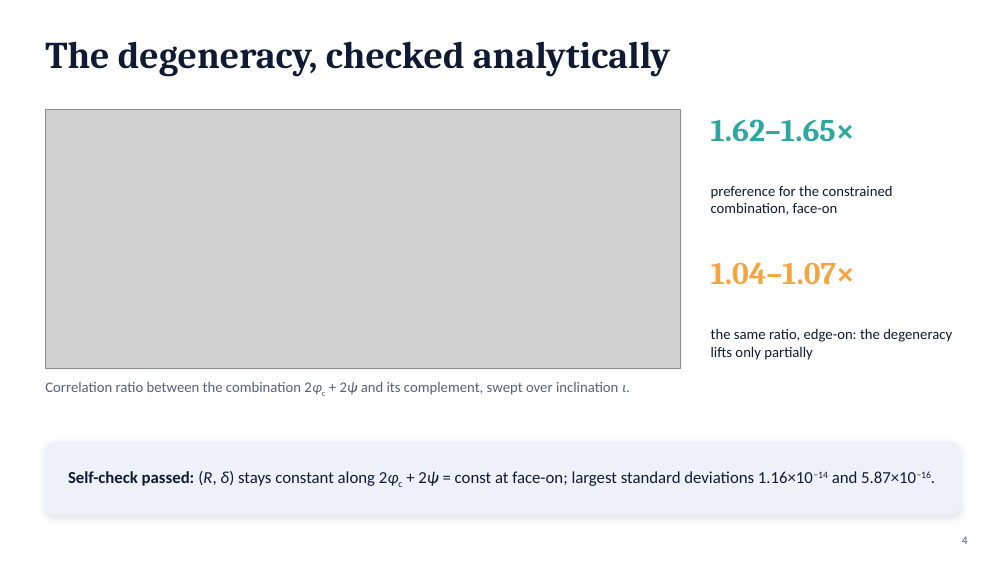
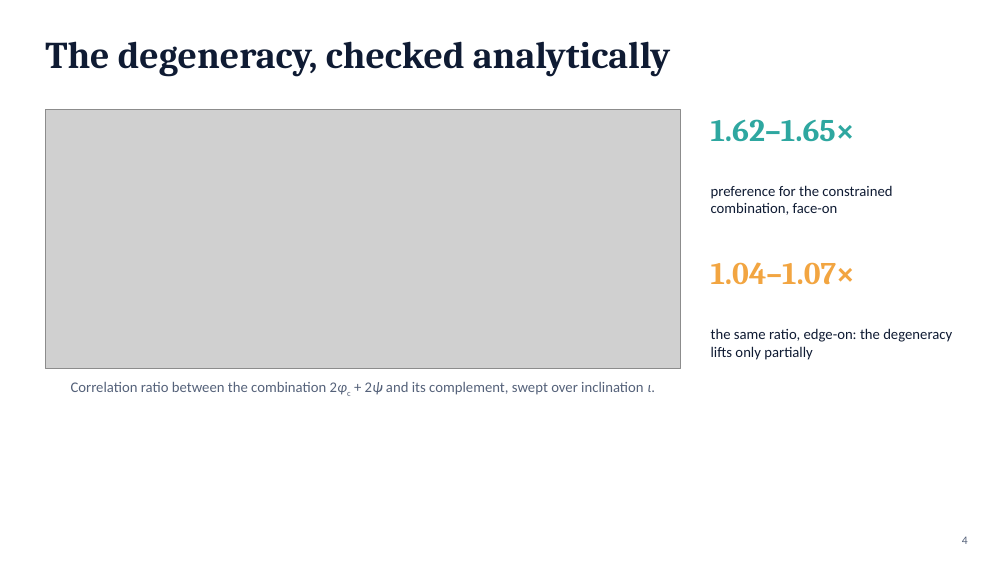
Before and after one commit to syedalimohsinbukhari/ml_practice_v2, a slide deck: slide 4 of experiments/phic_psi_poc-redo/phic_psi_presentation.pptx. Drawn at 1008x567 pixels with LibreOffice and Linux fonts; fonts in the diff are those of the drawing; grey boxes stand for pictures. Boxes give left, top, right and bottom in pixels: in the first picture for what was removed or moved away, otherwise in the second. Text is boxed around its words. In the diff, an @@ line names an element or a change of style, - is before the commit and + after.

Commit message:
[phic-psi-degeneracy-redo-minor-31]
1. updated the slides again

```diff
--- a/experiments/phic_psi_poc-redo/phic_psi_presentation.pptx
+++ b/experiments/phic_psi_poc-redo/phic_psi_presentation.pptx
@@ text "Correlation ratio between the combination ..." at (x1=71, y1=382, x2=655, y2=395): alignment left to centre @@
@@ rounded rectangle removed at (x1=45, y1=442, x2=960, y2=514) @@
@@ text removed at (x1=68, y1=471, x2=931, y2=486) @@
-Self-check passed: (R, δ) stays constant along 2φc + 2ψ = const at face-on; largest standard deviations 1.16×10−14 and 5.87×10−16.
```
Also in this commit, not shown: 11 other slides changed, 1 slide added, 3 other files.
